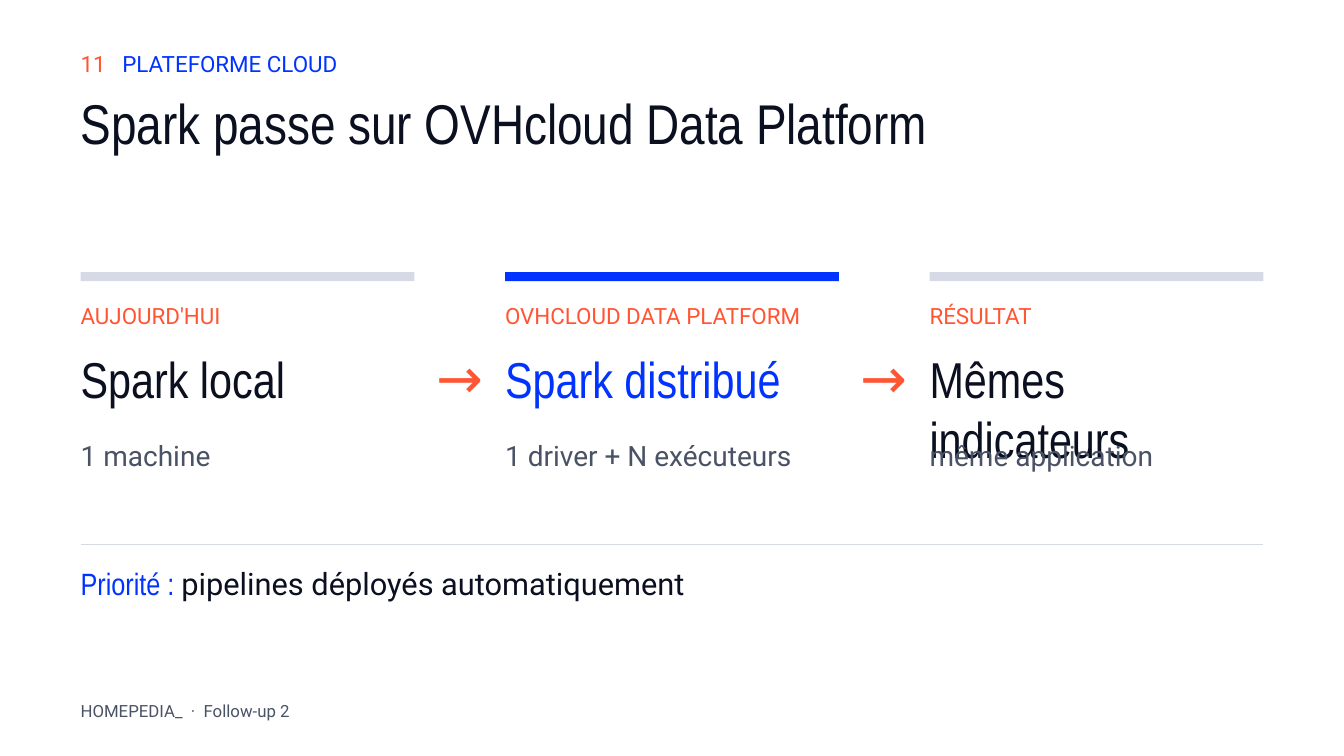
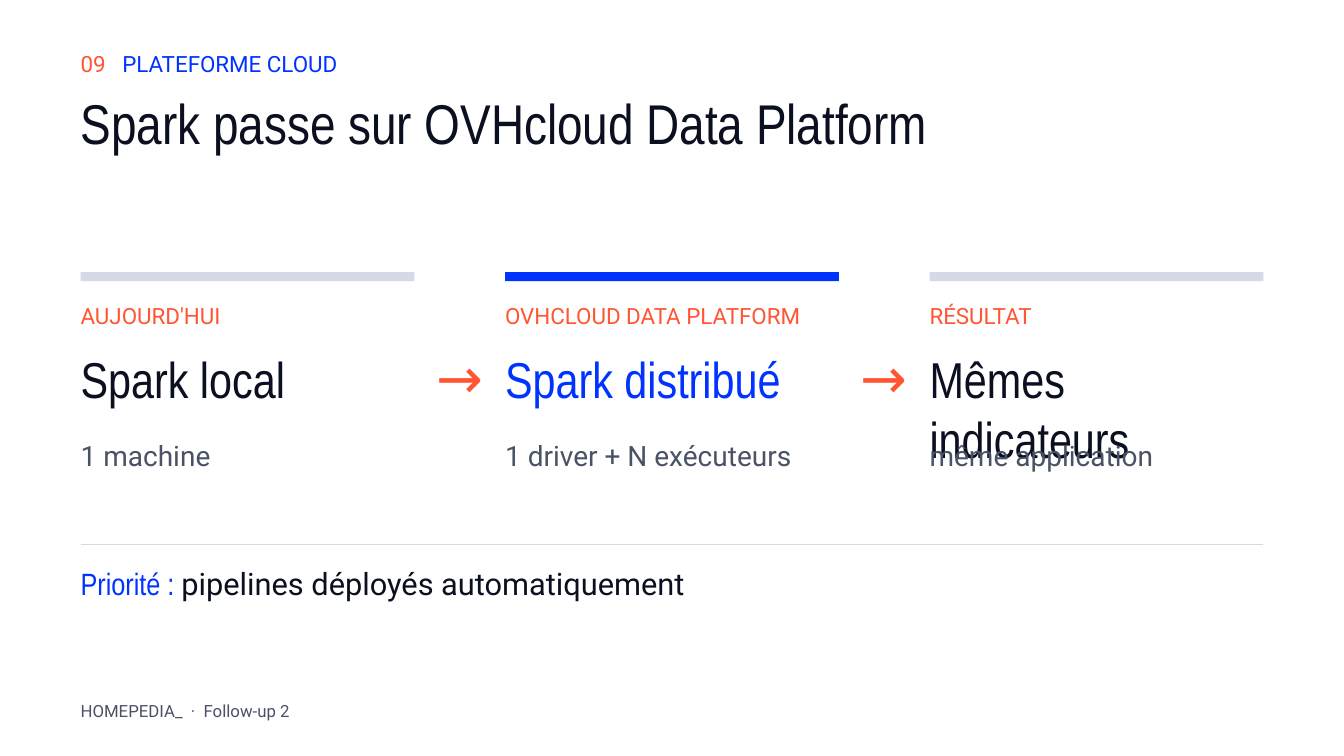
Before and after one commit to NicolasThao/T-DAT-901-Homepedia, a slide deck: slide 9 of docs/followup2/Homepedia_Follow-up_2.pptx (slide 11 before the commit). Drawn at 1344x756 pixels with LibreOffice and Linux fonts; fonts in the diff are those of the drawing. Boxes give left, top, right and bottom in pixels: in the first picture for what was removed or moved away, otherwise in the second. Text is boxed around its words. In the diff, an @@ line names an element or a change of style, - is before the commit and + after.

```diff
--- a/docs/followup2/Homepedia_Follow-up_2.pptx
+++ b/docs/followup2/Homepedia_Follow-up_2.pptx
@@ text at (81,56,337,73): text changed @@
-11 PLATEFORME CLOUD
+09 PLATEFORME CLOUD
```
Also in this commit, not shown: 8 other slides changed, 2 slides removed, 13 other files.
